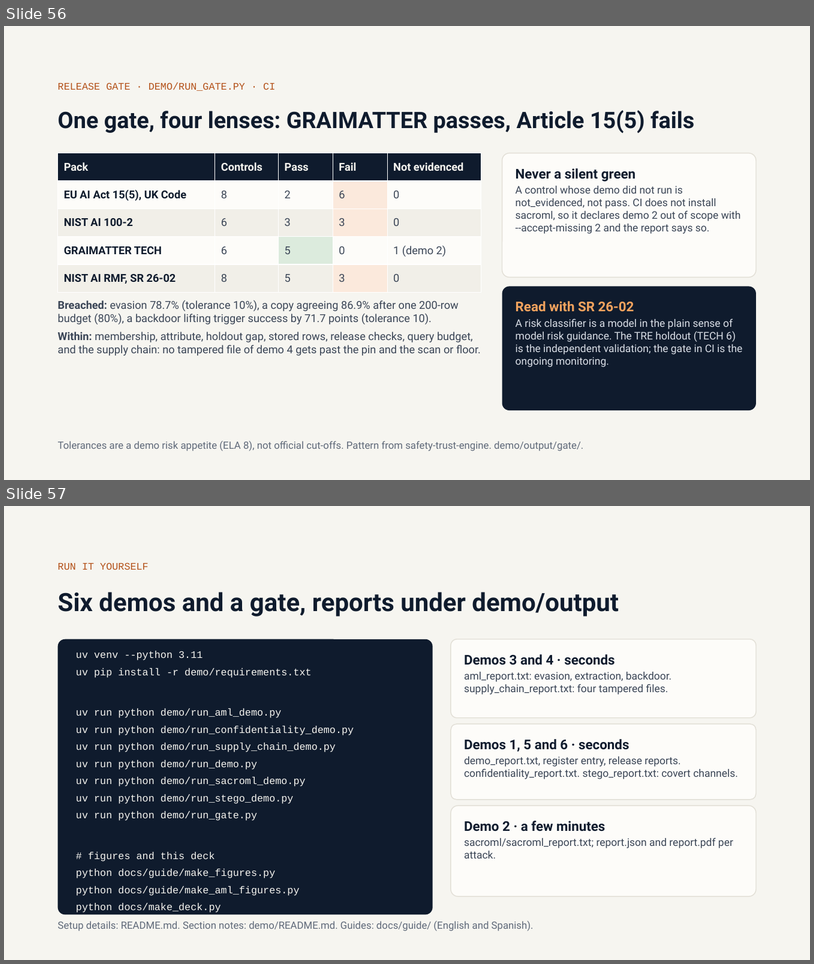
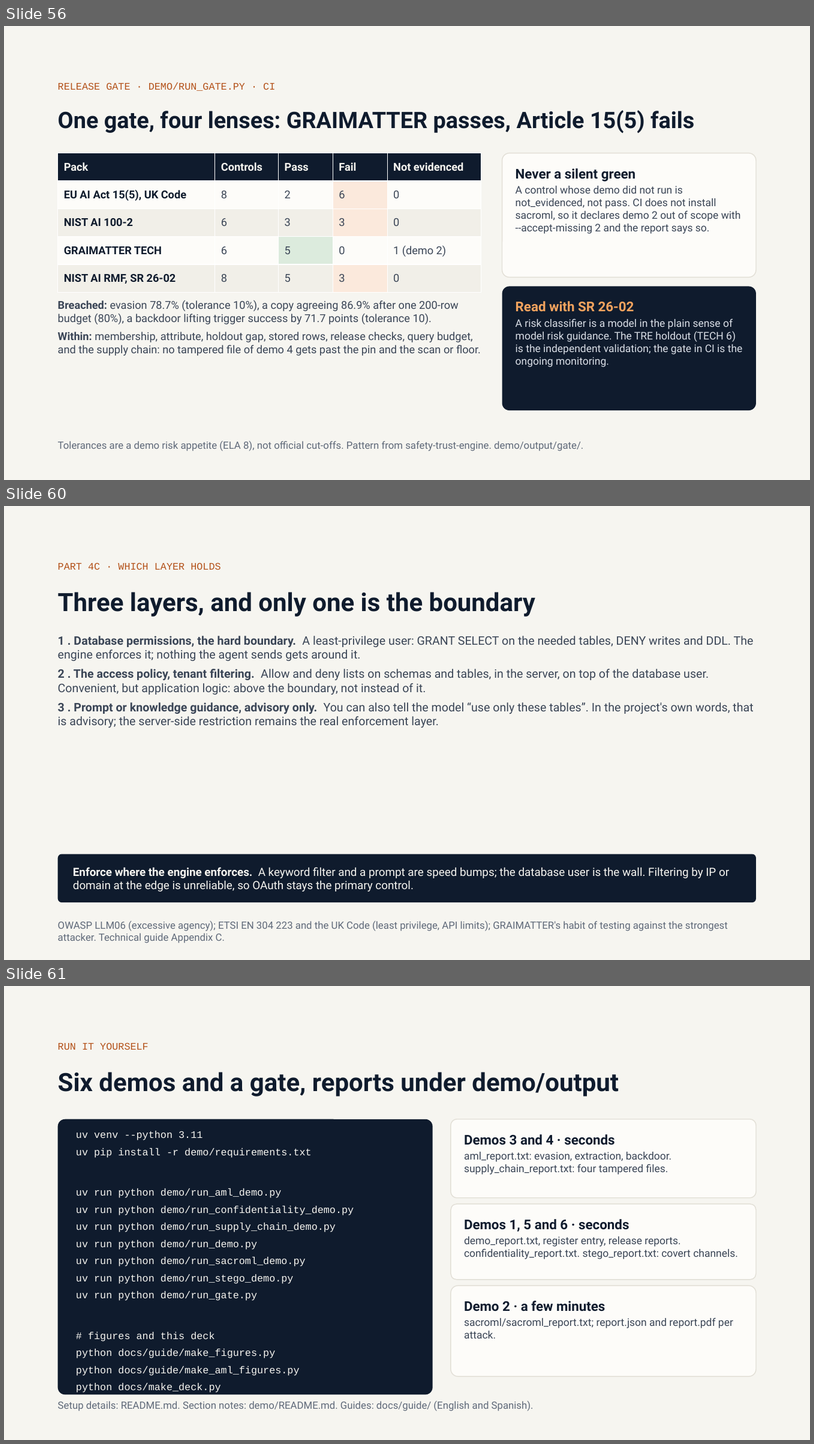
Before and after one commit to olonok69/graimatter_ML, a slide deck: docs/Adversarial_ML.pptx. Shown one above the other, each under a label of ours: slides 56 and 57 before the commit, slides 56, 60 and 61 after it; the slides between them are not shown. The pictures are 814x964 and 814x1444 pixels, drawn with LibreOffice and Linux fonts; fonts in the diff are those of the drawing. Boxes give left, top, right and bottom in pixels: in the first picture for what was removed or moved away, otherwise in the second. Text is boxed around its words. In the diff, an @@ line names an element or a change of style, - is before the commit and + after.

Commit message:
Add Part 4c: securing an agent's database access (MCP defences)
Mirror JADEPUFFER (Appendix B) with a defensive example: a real read-only
MCP server in front of PostgreSQL, built so every door that attack used is
closed, and closed in layers. Part 4c becomes a fourth video in Part 4.

- Deck: four Part 4c slides appended after the gate (62 slides total);
  run-it-yourself and references renumber to 61/62.
- Technical guide EN/ES: new Appendix C (setup, door-by-door table, three
  layers of trust, deployment checklist); Appendix A series map and
  video-series table updated; green paper's Appendix C references
  disambiguated from the new guide appendix.
- Presenter guide EN/ES: Part 4c write-ups, counts and map.
- README: 62 slides, three Part 4 videos, Appendix C.
- YouTube descriptions EN/ES: Video 4c entry and series line.

Secrets, real domains and tenant identifiers are scrubbed; the host is an
example.

```diff
--- a/docs/Adversarial_ML.pptx
+++ b/docs/Adversarial_ML.pptx
@@ slide 60 added at [4, 506, 810, 960], background #F6F5F0 @@
@@ text added at [58, 562, 221, 570], 12 pt, text #B4521A @@
+PART 4C · WHICH LAYER HOLDS
@@ title added at [58, 592, 536, 616], 30 pt, text #0F1B2D, bold @@
+Three layers, and only one is the boundary
@@ text added at [58, 636, 754, 727], 14 pt, text #3A4556 @@
+1 . Database permissions, the hard boundary. A least-privilege user: GRANT SELECT on the needed tables, DENY writes and DDL. The engine enforces it; nothing the agent sends gets around it.
+2 . The access policy, tenant filtering. Allow and deny lists on schemas and tables, in the server, on top of the database user. Convenient, but application logic: above the boundary, not instead of it.
+3 . Prompt or knowledge guidance, advisory only. You can also tell the model “use only these tables”. In the project's own words, that is advisory; the server-side restriction remains the real enforcement layer.
@@ rounded rectangle added at [58, 854, 756, 902], fill #0F1B2D @@
@@ text added at [73, 867, 729, 891], 13.5 pt, text #F6F5F0 @@
+Enforce where the engine enforces. A keyword filter and a prompt are speed bumps; the database user is the wall. Filtering by IP or domain at the edge is unreliable, so OAuth stays the primary control.
@@ text added at [58, 921, 728, 943], 12 pt, text #5F6979 @@
+OWASP LLM06 (excessive agency); ETSI EN 304 223 and the UK Code (least privilege, API limits); GRAIMATTER's habit of testing against the strongest attacker. Technical guide Appendix C.
@@ what was slide 57 is now slide 61 @@
```
Also in this commit, not shown: 3 other slides added, 8 other files.
